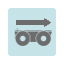
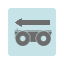
Layer changes from the first w=64, h=64 image to the second:
added layer "bot_bwd" above "bot_right" over bbox(15, 18, 51, 27)
hid "bot_fwd" over bbox(15, 18, 51, 27)
